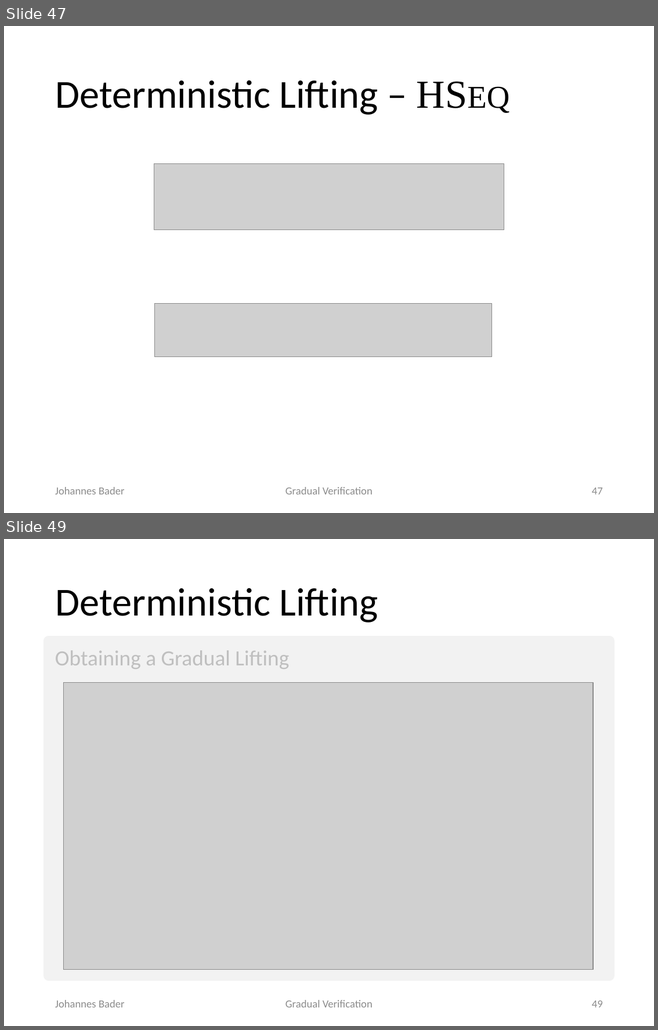
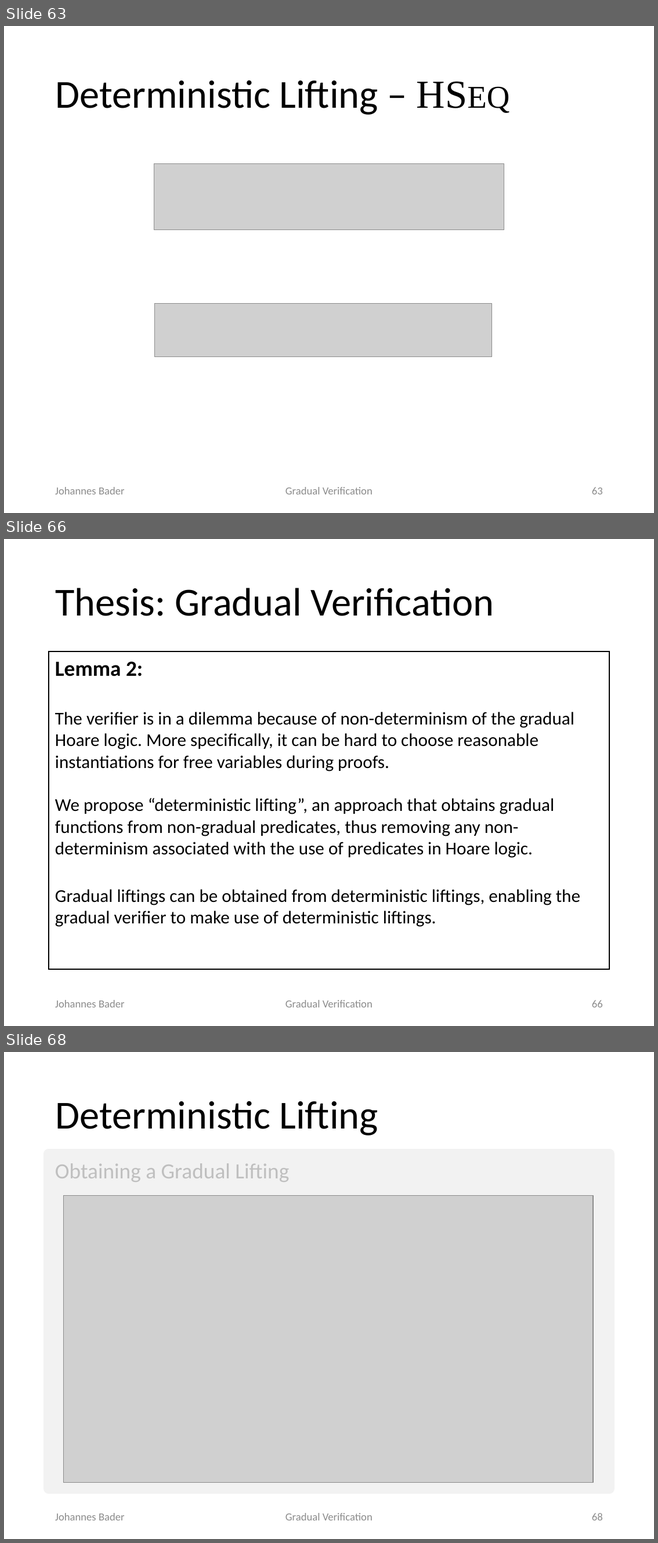
Before and after one commit to olydis/GradVerThesis, a slide deck: presentation/PLunch.pptx. Shown one above the other, each under a label of ours: slides 47 and 49 before the commit, slides 63, 66 and 68 after it; the slides between them are not shown. The pictures are 658x1030 and 658x1543 pixels, drawn with LibreOffice and Linux fonts; fonts in the diff are those of the drawing; grey boxes stand for pictures. Boxes give left, top, right and bottom in pixels: in the first picture for what was removed or moved away, otherwise in the second. Text is boxed around its words. In the diff, an @@ line names an element or a change of style, - is before the commit and + after.

```diff
--- a/presentation/PLunch.pptx
+++ b/presentation/PLunch.pptx
@@ slide 66 added at (x1=4, y1=539, x2=654, y2=1026), background #FFFFFF @@
@@ title added at (x1=55, y1=588, x2=494, y2=616), 44 pt, text #000000 @@
+Thesis: Gradual Verification
@@ rectangle added at (x1=49, y1=652, x2=609, y2=969), fill #FFFFFF, outline #000000 1 pt, 20 pt, text #000000 @@
+Lemma 2:
+The verifier is in a dilemma because of non-determinism of the gradual Hoare logic. More specifically, it can be hard to choose reasonable instantiations for free variables during proofs.
+We propose “deterministic lifting”, an approach that obtains gradual functions from non-gradual predicates, thus removing any non-determinism associated with the use of predicates in Hoare logic.
+Gradual liftings can be obtained from deterministic liftings, enabling the gradual verifier to make use of deterministic liftings.
@@ text added at (x1=55, y1=1000, x2=125, y2=1008), 12 pt, text #8C8C8C @@
+Johannes Bader
@@ text added at (x1=285, y1=1000, x2=372, y2=1008), 12 pt, text #8C8C8C @@
+Gradual Verification
@@ page number added at (x1=592, y1=1000, x2=603, y2=1008), 12 pt, text #8C8C8C @@
+66
@@ what was slide 47 is now slide 63 @@
@@ page number at (x1=592, y1=487, x2=603, y2=495): text changed @@
-47
+63
@@ what was slide 49 is now slide 68 @@
@@ page number at (x1=592, y1=1513, x2=603, y2=1521): text changed @@
-49
+68
```
Also in this commit, not shown: 22 slides changed, 19 other slides added, 1 other file.
